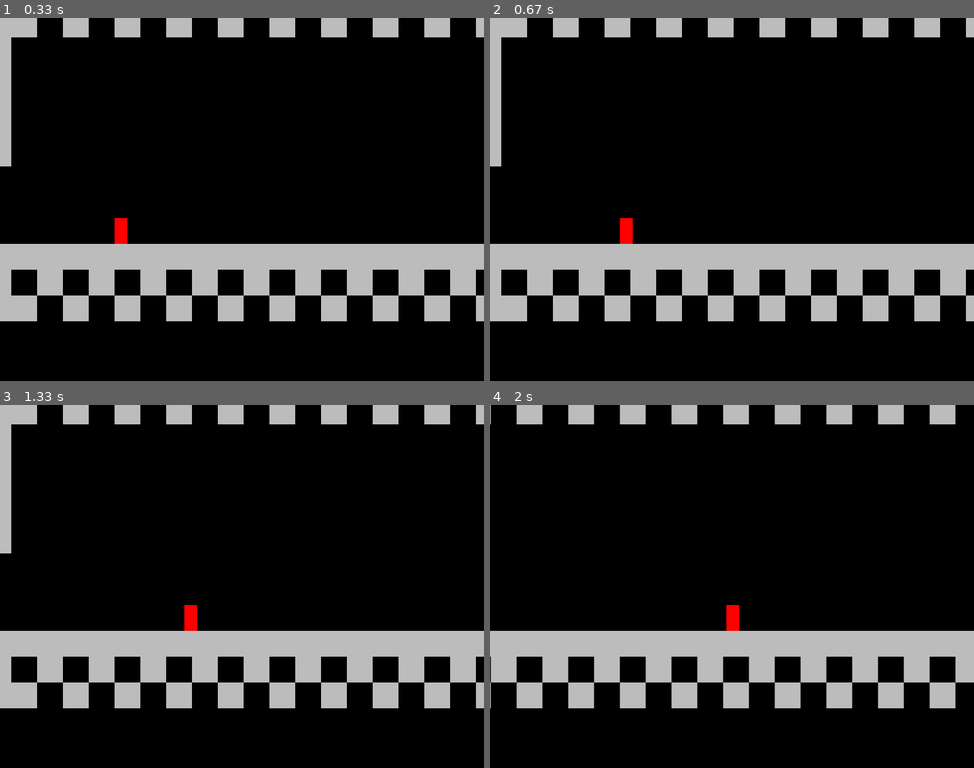
Above: before the commit, frames 1-4 (two rows, left to right).
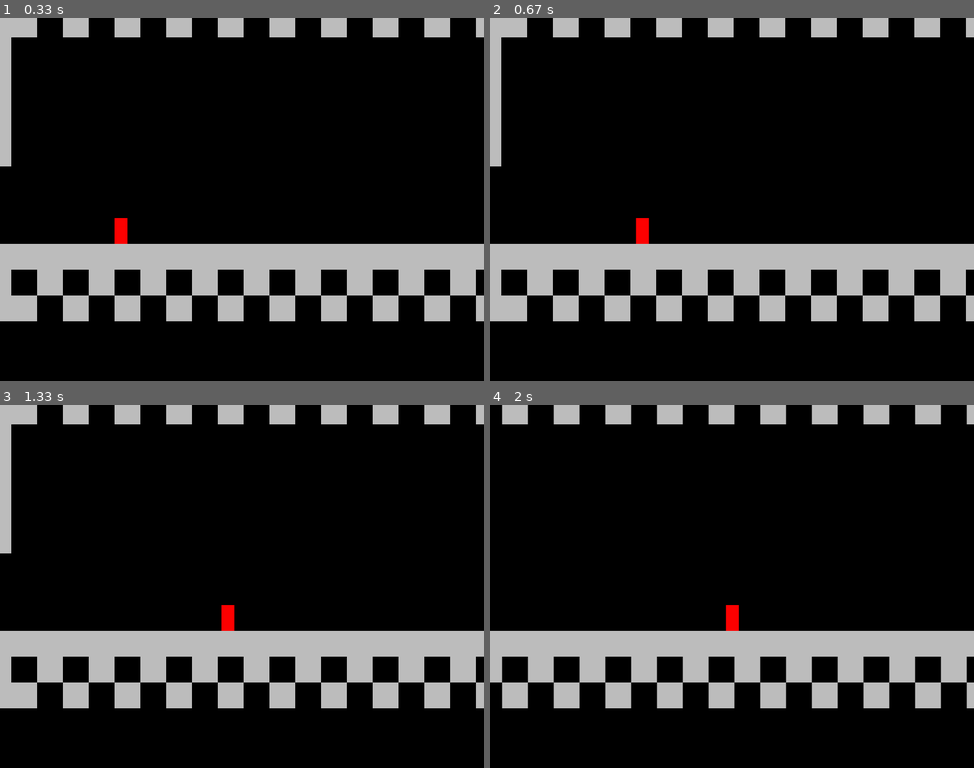
Above: after the commit, the same moments.

Repository: Ossifier/PygamePlatformerEngine
Game: pygame game, started from main.py
The game is run twice, just before and just after one commit, with the same random seed, the same clock (stepped at 60 frames per second) and the same inputs.
Inputs:
- Up to frame 1 (0.33 s): no input
- Up to frame 2 (0.67 s): hold D from 0.33 s (still down); hold Right from 0.33 s (still down)
- Up to frame 3 (1.33 s): release D at 0.8 s; release Right at 0.8 s; tap Space at 0.83 s; hold Right from 1.17 s (still down)
- Up to frame 4 (2 s): release Right at 1.63 s; hold Right from 1.67 s (still down); tap D at 1.82 s

Frame 1 is identical in both runs. In frame 2, 0.4% of the frame differs, in the area x 26-33%, y 55-63%; in frame 3, 0.4%; in frame 4, 11%, in the area x 0-100%, y 0-84%.

Commit message:
Added stamina mechanics
Added the skeleton of some basic stamina mechanics. These mechanics allow the player to run faster at the cost of stamina. As of current, there is no penalty for running out, but that has potential to be added later as additional testing is performed. This may also necessitate a branch of the game with this mechanic absent.

Diff:
--- a/player.py
+++ b/player.py
@@ -11,36 +11,39 @@
         # Player Running Attributes
         self.direction = pygame.math.Vector2(0, 0)
         self.speed = 1
-        self.max_running_speed = 6
+        self.max_running_speed = 4
+        self.max_sprinting_speed = self.max_running_speed * 2
         self.speed_profile = self.speed
         self.gravity = 1
         self.max_falling_speed = 10
-        self.momentum = 0.2
+        self.momentum = 0.25
 
         # Player Jumping Attributes
         self.max_jump_power = 16
         self.current_jump_power = self.max_jump_power
         self.jump_speed = -12
-        self.jump_recharge_rate = 0.25
+        self.jump_recharge_rate = 1
 
         # Player Stat Attributes
-        self.max_health = 1
-        self.current_health = 1
         self.max_stamina = 100
-        self.current_stamina = 100
+        self.stamina = self.max_stamina
+        self.stamina_recharge_rate = 2
 
         # Player States
         self.player_state_x = 'idle'
         self.player_state_y = 'on ground'
         self.player_facing_direction = 'facing right'
         self.on_ground = False
-
-    def get_input(self):
+        self.sprinting = False                          # Sprinting applies a multiplier to run speed, costing stamina.
+        # self.winded = False                           # The 'winded' mechanic, may be added later, or removed.
+
+    def get_player_inputs(self):
         """NOTES: This defines the general movement behavior for the player, including running, jumping
         momentum, falling, and the like. To be iterated upon later. This will likely get very complex.
         Additionally, the name may change later."""
         keys = pygame.key.get_pressed()
 
+        # Running Right
         if keys[pygame.K_RIGHT]:
             if self.direction.x >= 0:
                 if self.direction.x >= self.max_running_speed:
@@ -50,6 +53,7 @@
             elif self.direction.x <= 0:
                 self.direction.x += self.momentum * 3
 
+        # Running Left
         elif keys[pygame.K_LEFT]:
             if self.direction.x <= 0:
                 if self.direction.x <= -self.max_running_speed:
@@ -67,6 +71,7 @@
             if -0.5 < self.direction.x < 0.5:
                 self.direction.x = 0
 
+        # Jumping
         if keys[pygame.K_SPACE]:
             if self.on_ground is True:
                 self.jump()
@@ -77,6 +82,15 @@
                 if self.current_jump_power > 1:
                     self.jump()
                     self.current_jump_power -= 1
+        # Sprinting
+        if keys[pygame.K_d]:
+            self.sprinting = True
+            if self.player_state_x is 'running right' and self.direction.x < self.max_sprinting_speed:
+                self.direction.x += self.momentum
+            if self.player_state_x is 'running left' and self.direction.x > -self.max_sprinting_speed:
+                self.direction.x -= self.momentum
+        else:
+            self.sprinting = False
 
         if keys[pygame.K_q]:
             print(f'Q: Player Dir_X: {self.direction.x}')
@@ -94,7 +108,7 @@
         keys = pygame.key.get_pressed()
 
         # Horizontal Player States
-        if self.direction.x == 0:
+        if self.direction.x == 0 and self.on_ground is True:
             self.player_state_x = 'idle'
         if self.direction.x > 0 and keys[pygame.K_RIGHT] is True:
             self.player_state_x = 'running right'
@@ -114,16 +128,21 @@
         elif self.direction.y < 0:
             self.player_state_y = 'ascending'
 
+        # Grounded Player States
         if self.direction.y == 0:
             if self.on_ground is False:
                 pass
             else:
                 self.player_state_y = 'on ground'
 
+        # For Testing Purposes:
+
         # print(f'Player State X: {self.player_state_x}')
         # print(f'Player State Y: {self.player_state_y}')
         # print(f'Player On Ground: {self.on_ground}')
         # print(f'Player Current Jump Power: {self.current_jump_power}')
+        # print(f'Player State X: {self.player_state_x}')
+        # print(f'Player State X: {self.player_state_y}\n')
 
     def apply_gravity(self):
         """NOTES: This function applies gravity to the player. Rate of speed increase is controlled by self.gravity,
@@ -138,8 +157,45 @@
         """NOTES: This function controls player jumping behavior. Unless this grows in complexity, it may be worth
         refactoring this in some way."""
         self.direction.y = self.jump_speed
+        if self.on_ground is True:
+            self.stamina -= 20
+
+    def stamina_handler(self):
+        """NOTES: This function manages the player's stamina during actions like moving and jumping."""
+        # If player stands still, and is not in the air, then their stamina recharges.
+        if self.player_state_y == 'on ground':
+            if self.stamina <= self.max_stamina - self.stamina_recharge_rate:
+                self.stamina += self.stamina_recharge_rate
+            else:
+                self.stamina = self.max_stamina
+
+        # Player stamina cannot go below zero.
+        if self.stamina <= 0:
+            self.stamina = 0
+            self.winded = True
+        else:
+            self.winded = False
+
+    ############# WORK ON THIS #############
+
+    def sprinting_handler(self):
+        """NOTES: This function handles the sprinting and running speed mechanics. Causes the player to slow as down
+        to their max running speed as long as they aren't holding the sprint button."""
+        print(f'Direction X: {self.direction.x}')
+        print(f'Player Sprinting: {self.sprinting}')
+
+        if self.player_state_x == 'running left':
+            if self.sprinting is False and self.direction.x < -self.max_running_speed:
+                self.direction.x += self.momentum * 0.5
+        elif self.player_state_x == 'running right':
+            if self.sprinting is False and self.direction.x > self.max_running_speed:
+                self.direction.x -= self.momentum * 0.5
+
+        ############# WORK ON THIS #############
 
     def update(self):
         """NOTES: Updates the player's state attributes and inputs."""
         self.get_player_states()
-        self.get_input()
+        self.get_player_inputs()
+        self.stamina_handler()
+        self.sprinting_handler()
